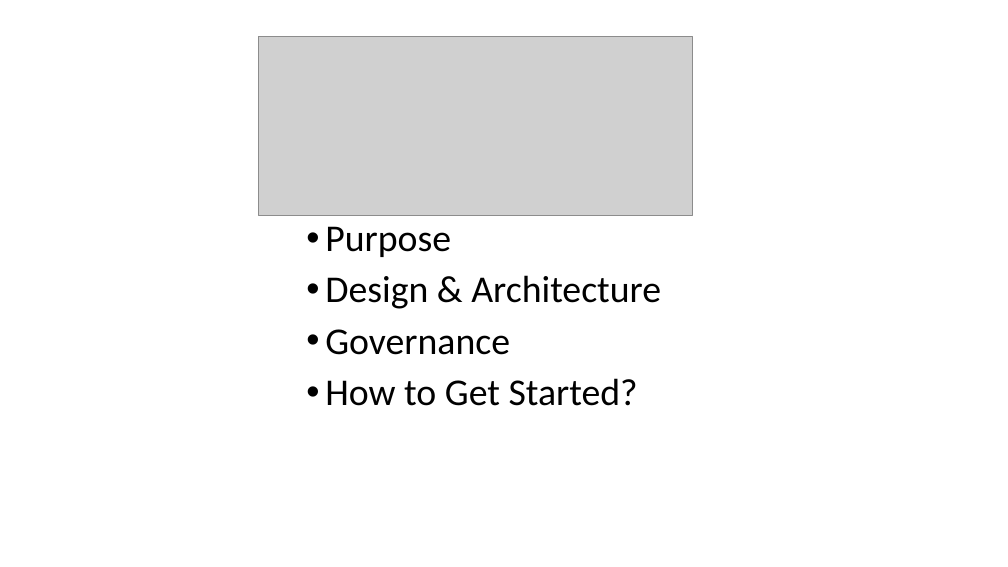
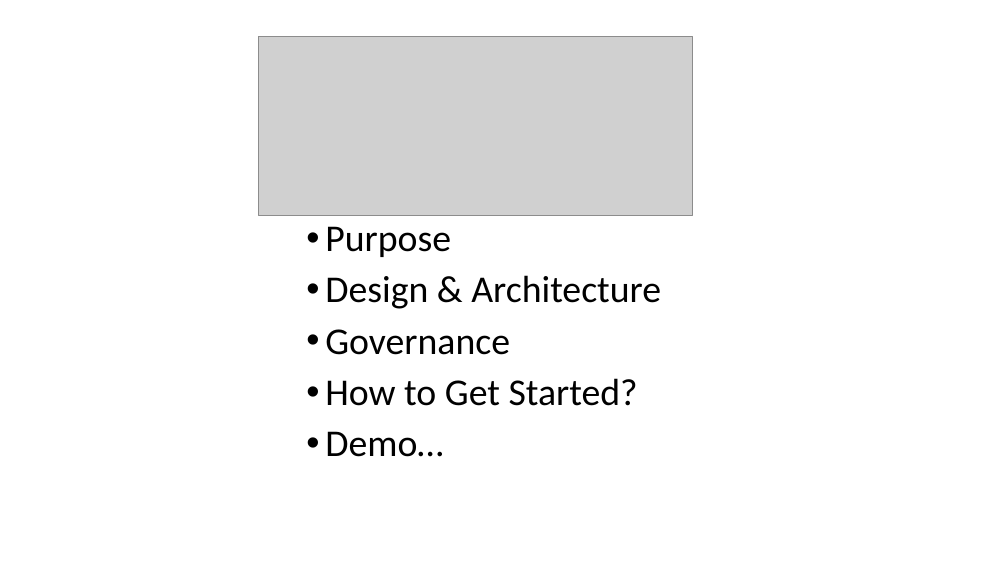
Before and after one commit to DHI/DomainServicesCourse, a slide deck: slide 8 of Presentations/DS-course-1-introduction.pptx. Drawn at 1008x567 pixels with LibreOffice and Linux fonts; fonts in the diff are those of the drawing; grey boxes stand for pictures. Boxes give left, top, right and bottom in pixels: in the first picture for what was removed or moved away, otherwise in the second. Text is boxed around its words. In the diff, an @@ line names an element or a change of style, - is before the commit and + after.

```diff
--- a/Presentations/DS-course-1-introduction.pptx
+++ b/Presentations/DS-course-1-introduction.pptx
@@ text at [325, 431, 443, 457]: paragraph added @@
+• Demo…
```
Also in this commit, not shown: 12 other slides changed, 3 slides added, 1 slide removed, 4 other files.
